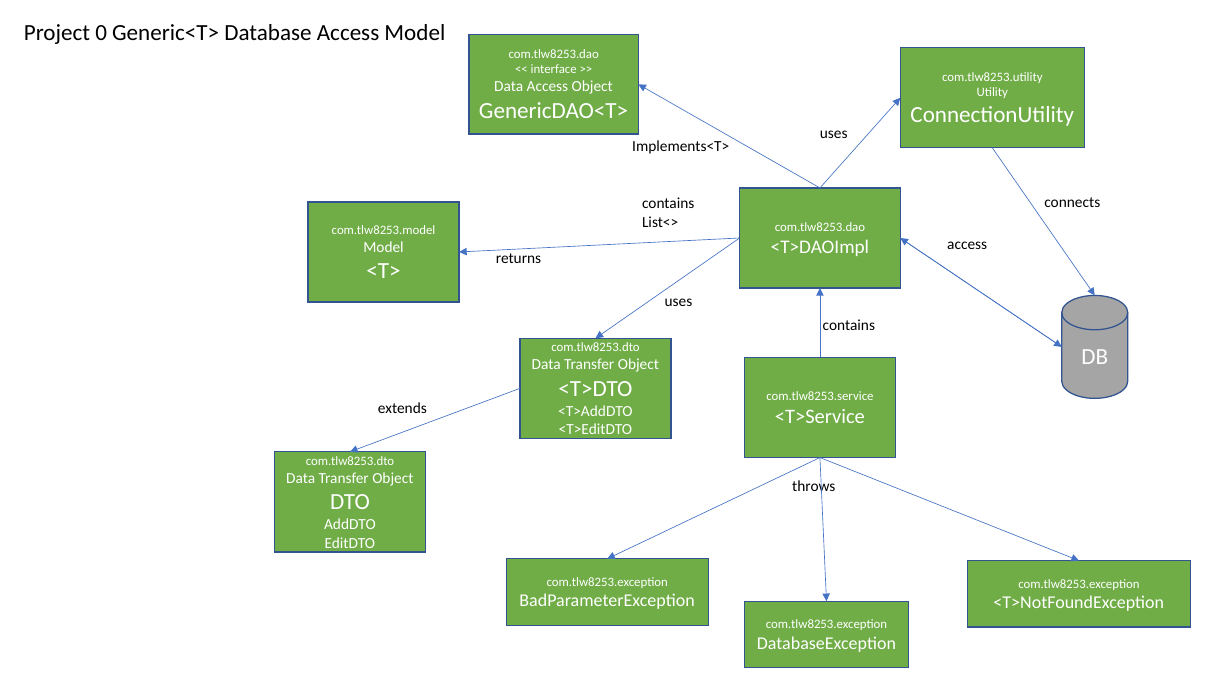
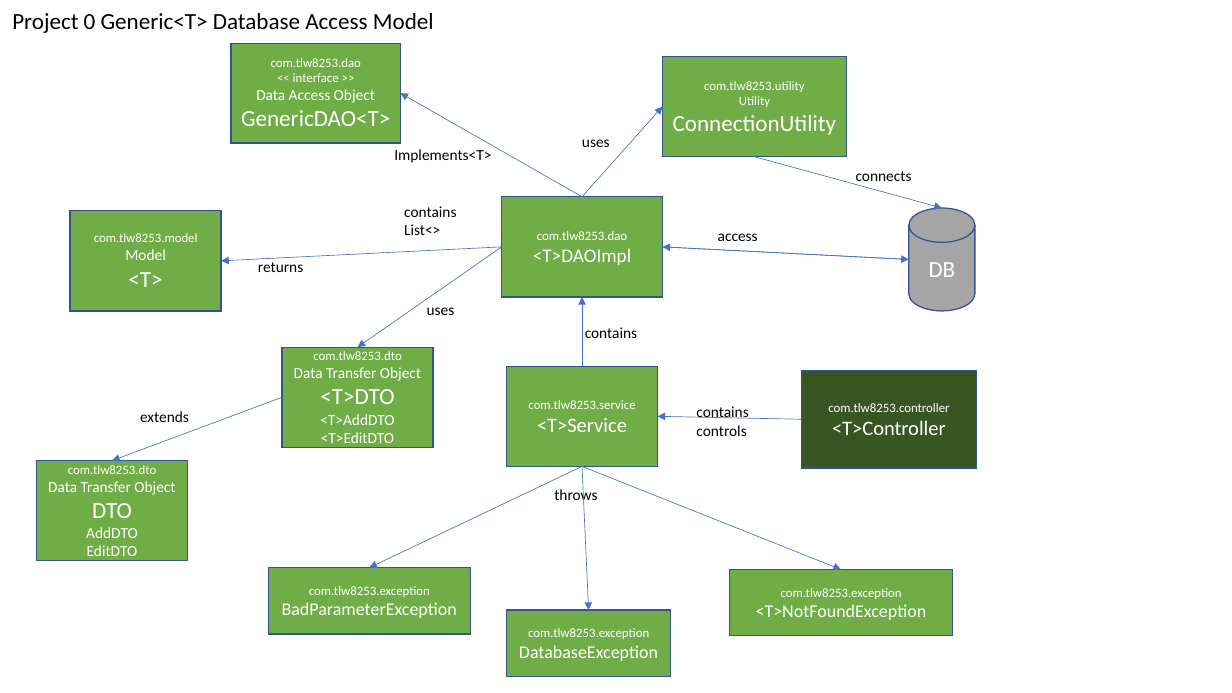
Before and after one commit to tlw8253/Project-0, a slide deck: slide 5 of docs/Project 0.pptx. Drawn at 1232x693 pixels with LibreOffice and Linux fonts; fonts in the diff are those of the drawing. Boxes give left, top, right and bottom in pixels: in the first picture for what was removed or moved away, otherwise in the second. Text is boxed around its words. In the diff, an @@ line names an element or a change of style, - is before the commit and + after.

```diff
--- a/docs/Project 0.pptx
+++ b/docs/Project 0.pptx
@@ text "Project 0 Generic<T> Database Access ...": place and size @@
-text "Project 0 Generic<T> Database Access ..." at bbox=[24, 24, 445, 44]
+text "Project 0 Generic<T> Database Access ..." at bbox=[12, 13, 434, 33]
@@ arrow moved from (993, 148) - (1095, 296) to (755, 157) - (942, 208) @@
@@ text "connects" rewrapped from bbox=[1044, 197, 1100, 207] to bbox=[856, 171, 912, 186] @@
@@ cylinder "DB": place and size @@
-cylinder "DB" at bbox=[1062, 296, 1128, 398]
+cylinder "DB" at bbox=[909, 208, 975, 311]
@@ text "access": place and size @@
-text "access" at bbox=[947, 241, 987, 249]
+text "access" at bbox=[718, 233, 758, 241]
@@ 3 rectangles, 2 texts, 2 arrows: place and size @@
-3 rectangles, 2 texts, 2 arrows at bbox=[274, 48, 1084, 559]
+3 rectangles, 2 texts, 2 arrows at bbox=[37, 56, 847, 567]
@@ arrow moved from (900, 238) - (1062, 347) to (663, 247) - (909, 260) @@
@@ arrow moved from (1062, 347) - (900, 238) to (909, 260) - (663, 247) @@
@@ rectangle added at bbox=[801, 371, 976, 469], fill #385723, outline #325491 1 pt, 10 pt, text #FFFFFF @@
+com.tlw8253.controller
+<T>Controller
@@ arrow added from (801, 420) to (658, 417), #4472C4 0.5 pt @@
@@ text added at bbox=[696, 406, 748, 436], 12 pt, text #000000 @@
+contains
+controls
@@ 7 rectangles, 7 arrows, 6 texts: place and size @@
-7 rectangles, 7 arrows, 6 texts at bbox=[308, 34, 1191, 668]
+7 rectangles, 7 arrows, 6 texts at bbox=[70, 43, 953, 677]
```
Also in this commit, not shown: 2 other slides changed, 11 other files.
